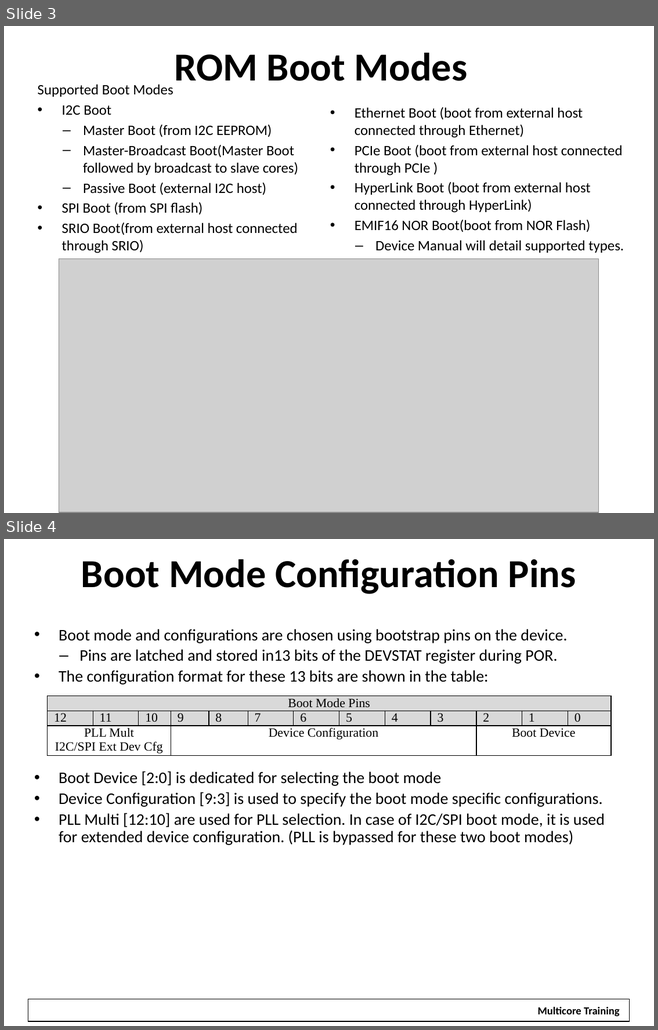
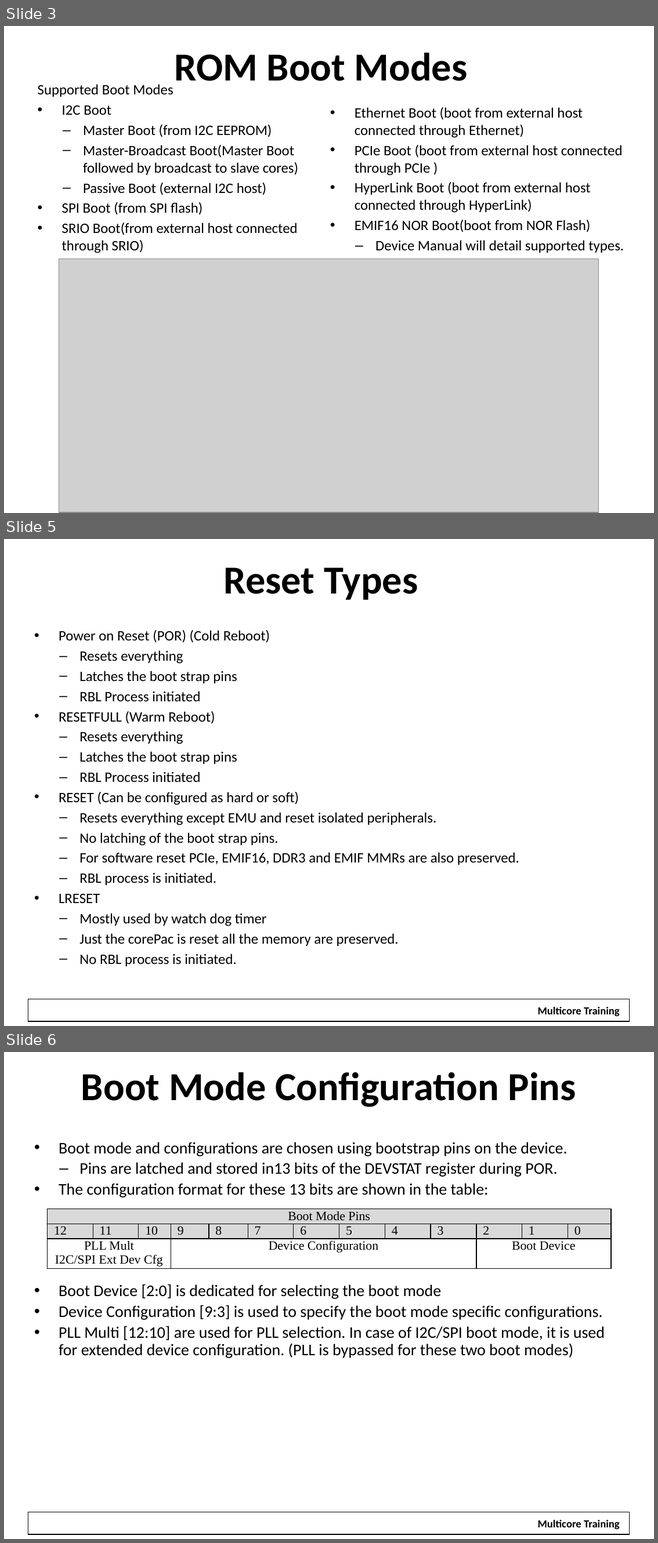
Before and after one commit to hari1989/keystone-workshop, a slide deck: slides/KeyStone Bootloader.pptx. Shown one above the other, each under a label of ours: slides 3 and 4 before the commit, slides 3, 5 and 6 after it; the slides between them are not shown. The pictures are 658x1030 and 658x1543 pixels, drawn with LibreOffice and Linux fonts; fonts in the diff are those of the drawing; grey boxes stand for pictures; background and template pictures are left out. Boxes give left, top, right and bottom in pixels: in the first picture for what was removed or moved away, otherwise in the second. Text is boxed around its words. In the diff, an @@ line names an element or a change of style, - is before the commit and + after.

```diff
--- a/slides/KeyStone Bootloader.pptx
+++ b/slides/KeyStone Bootloader.pptx
@@ slide 5 added at [4,539,654,1026], background #FFFFFF; not listed: 2 template elements that a slide beside it also shows @@
@@ title added at [224,567,418,600], 44 pt, text #000000, bold @@
+Reset Types
@@ text added at [59,630,519,966], 16 pt, text #000000 @@
+• Power on Reset (POR) (Cold Reboot)
+  – Resets everything
+  – Latches the boot strap pins
+  – RBL Process initiated
+• RESETFULL (Warm Reboot)
+  – Resets everything
+  – Latches the boot strap pins
+  – RBL Process initiated
+• RESET (Can be configured as hard or soft)
+  – Resets everything except EMU and reset isolated peripherals.
+  – No latching of the boot strap pins.
+  – For software reset PCIe, EMIF16, DDR3 and EMIF MMRs are also preserved.
+  – RBL process is initiated.
+• LRESET
+  – Mostly used by watch dog timer
+  – Just the corePac is reset all the memory are preserved.
+  – No RBL process is initiated.
@@ what was slide 4 is now slide 6 @@
```
Also in this commit, not shown: 12 slides changed, 7 other slides added.
